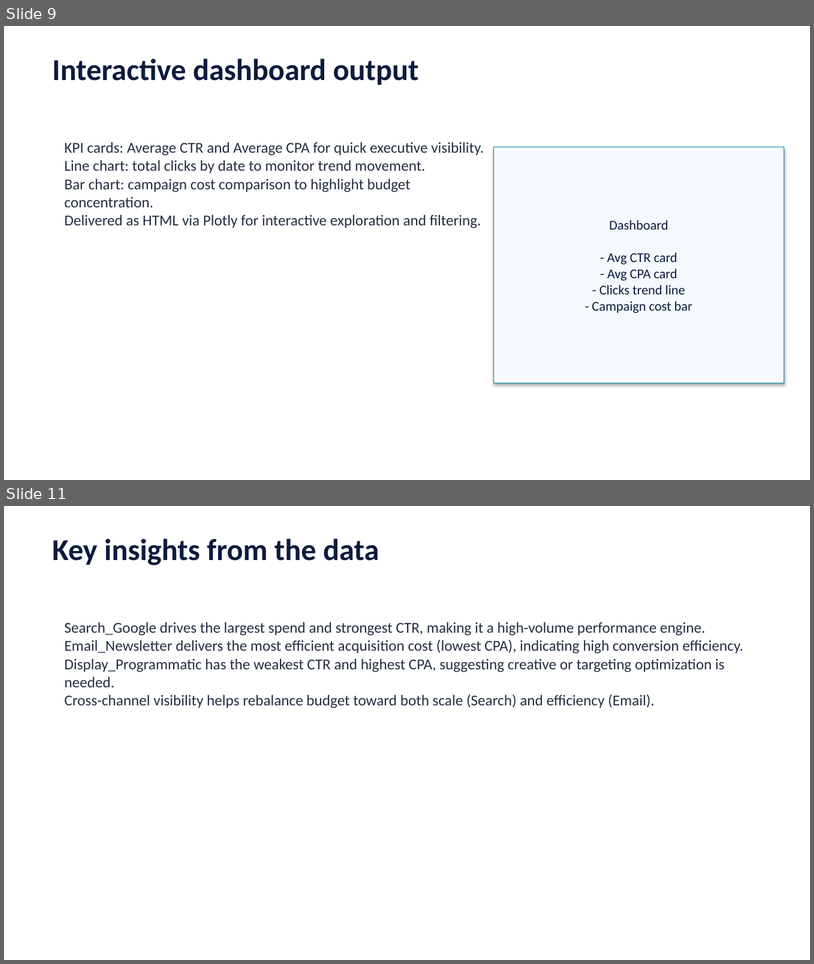
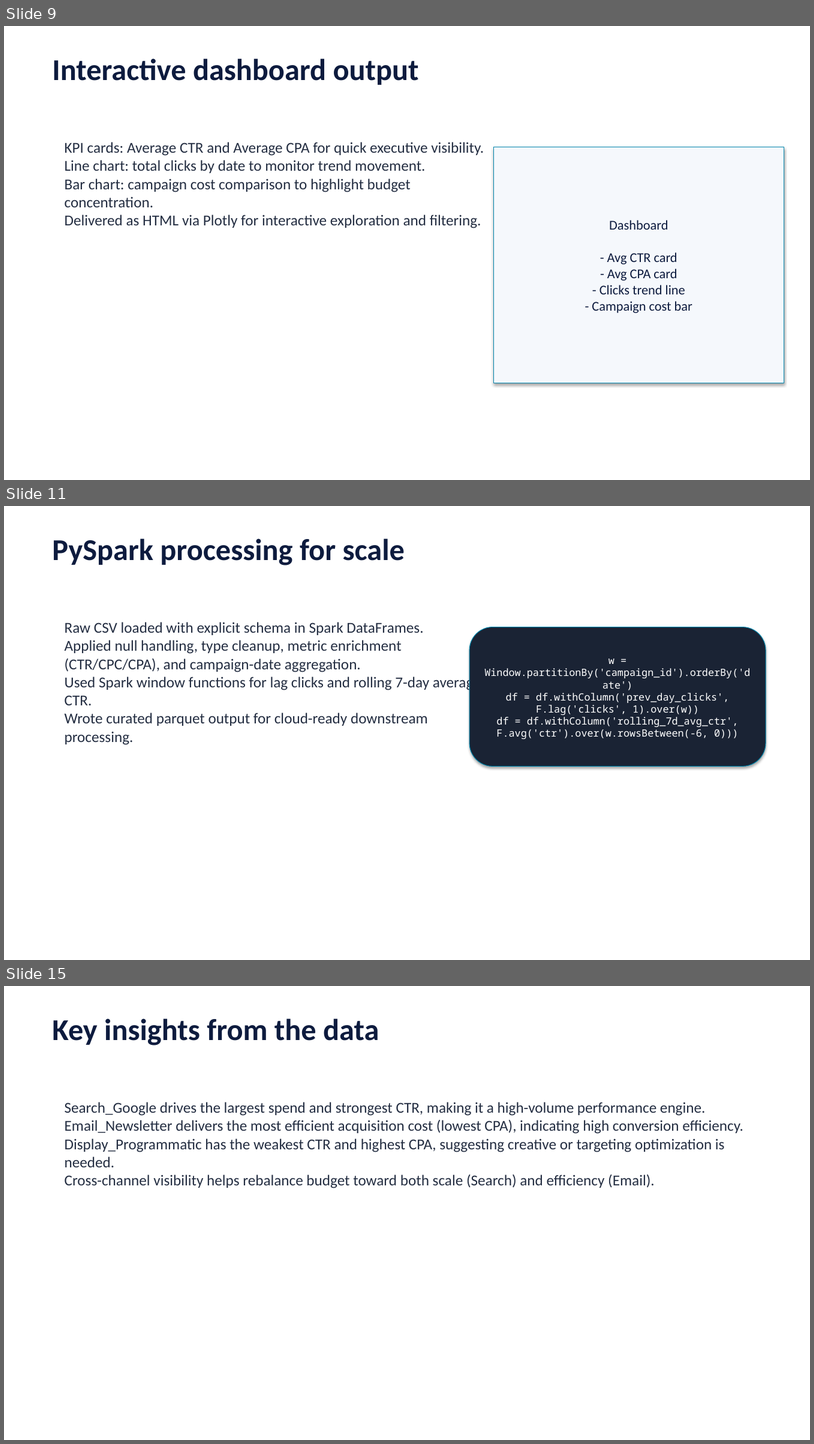
Before and after one commit to yousefessa2112/marketing-data-platform, a slide deck: dashboard/Marketing_Data_Pipeline_Presentation.pptx. Shown one above the other, each under a label of ours: slides 9 and 11 before the commit, slides 9, 11 and 15 after it; the slides between them are not shown. The pictures are 814x964 and 814x1444 pixels, drawn with LibreOffice and Linux fonts; fonts in the diff are those of the drawing. Boxes give left, top, right and bottom in pixels: in the first picture for what was removed or moved away, otherwise in the second. Text is boxed around its words. In the diff, an @@ line names an element or a change of style, - is before the commit and + after.

Commit message:
Add advanced analytics stack: SQL modeling, PySpark, QA, logging, cloud docs, and BI exports

```diff
--- a/dashboard/Marketing_Data_Pipeline_Presentation.pptx
+++ b/dashboard/Marketing_Data_Pipeline_Presentation.pptx
@@ slide 11 added at bbox=[4, 506, 810, 960], background #FFFFFF @@
@@ text added at bbox=[52, 538, 405, 565], 36 pt, text #0D1B3E, bold @@
+PySpark processing for scale
@@ text added at bbox=[65, 622, 481, 745], 18 pt, text #242E42 @@
+Raw CSV loaded with explicit schema in Spark DataFrames.
+Applied null handling, type cleanup, metric enrichment (CTR/CPC/CPA), and campaign-date aggregation.
+Used Spark window functions for lag clicks and rolling 7-day average CTR.
+Wrote curated parquet output for cloud-ready downstream processing.
@@ rounded rectangle added at bbox=[470, 627, 766, 766], fill #1A2334, outline #0086AD 0.75 pt, 12 pt, text #FFFFFF @@
+w = Window.partitionBy('campaign_id').orderBy('date')
+df = df.withColumn('prev_day_clicks', F.lag('clicks', 1).over(w))
+df = df.withColumn('rolling_7d_avg_ctr', F.avg('ctr').over(w.rowsBetween(-6, 0)))
@@ what was slide 11 is now slide 15 @@
```
Also in this commit, not shown: 1 slide changed, 5 other slides added, 2 slides removed, 23 other files.
